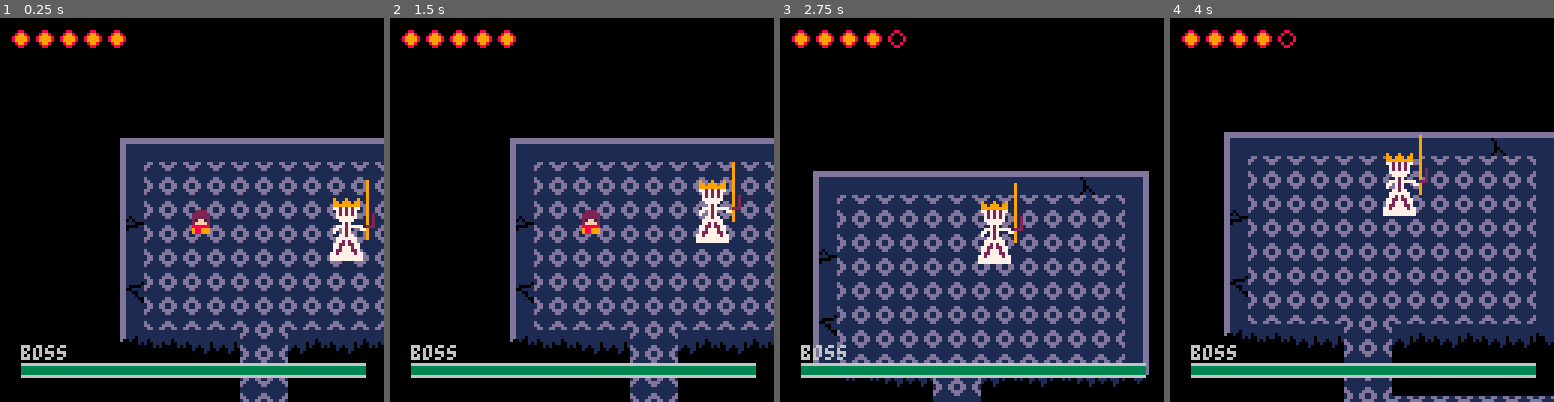
Above: before the commit, frames 1-4 (left to right).
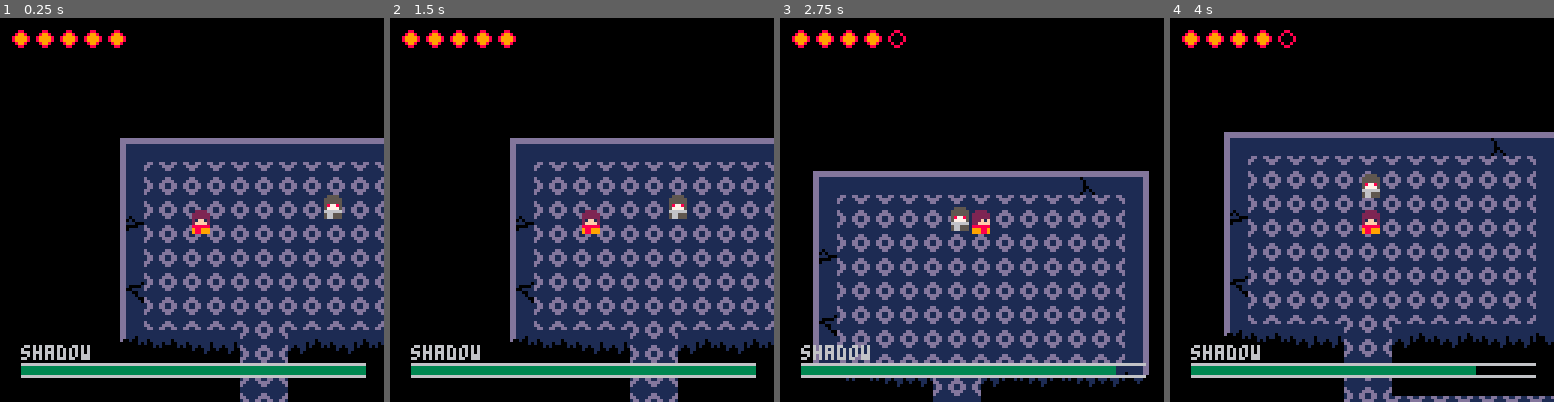
Above: after the commit, the same moments.

Repository: bombadil444/pico-realms
Game: PICO-8 cartridge realms.p8
Same seed, same stepped clock (60 frames per second), same inputs: the game is played once before the commit and once after it.
Inputs:
- Up to frame 1 (0.25 s): no input
- Up to frame 2 (1.5 s): tap X (X key) at 0.33, 1.07 s
- Up to frame 3 (2.75 s): hold Right 1.6-2.1 s; tap X (X key) at 1.85 s; hold Up 2.15-2.42 s; hold Right from 2.47 s (still down)
- Up to frame 4 (4 s): tap X (X key) at 2.97 s; release Right at 3.03 s; hold Left 3.08-3.58 s; hold Down 3.63-3.97 s

The runs differ from the first frame. In frame 1, 1.6% of the frame differs, in the area x 5-98%, y 42-90%; in frame 2, 1.7%; in frame 3, 2.0%; in frame 4, 2.3%, in the area x 5-96%, y 30-93%.

Commit message:
added 'shadow' enemy type. added init_object abstract method

Diff:
--- a/realms.p8
+++ b/realms.p8
@@ -19,47 +19,56 @@
     sprites = {}
     anims = {}
 
+    --////////////////////
     --composite sprites
+    --////////////////////
     sprites['worm'] = new_composite_sprite(1,2,{38,54})
-
     sprites['knight_queen'] = new_composite_sprite(2,4,{64,65,80,81,96,97,112,113})
 
+
+    --////////////////////
     --animations
-    anims['player_idle_down']  = new_anim({9})
-    anims['player_idle_right'] = new_anim({10})
-    anims['player_idle_left']  = new_anim({12})
-    anims['player_idle_up']  = new_anim({11})
-
-    anims['sword_attack_down'] = new_anim({new_composite_sprite(1,2,{9,25}),
+    --////////////////////
+    anims['player_down']  = new_anim({9})
+    anims['player_right'] = new_anim({10})
+    anims['player_left']  = new_anim({12})
+    anims['player_up']  = new_anim({11})
+
+    anims['player_attack_down'] = new_anim({new_composite_sprite(1,2,{9,25}),
                                            new_composite_sprite(1,2,{9,26}),
                                            new_composite_sprite(1,2,{9,27}),
                                            new_composite_sprite(1,2,{9,28})},
                                            {speed=0.4, loop=false, flip_x = false})
 
-    anims['sword_attack_right'] = new_anim({new_composite_sprite(2,1,{29,30}),
+    anims['player_attack_right'] = new_anim({new_composite_sprite(2,1,{29,30}),
                                             new_composite_sprite(2,1,{32,33}),
                                             new_composite_sprite(2,1,{32,34})},
                                             {speed=0.4, loop=false, flip_x = false})
 
-    anims['sword_attack_left'] = new_anim({new_composite_sprite(2,1,{30,29},2,1,true),
+    anims['player_attack_left'] = new_anim({new_composite_sprite(2,1,{30,29},2,1,true),
                                             new_composite_sprite(2,1,{33,32},2,1,true),
                                             new_composite_sprite(2,1,{34,32},2,1,true)},
                                             {speed=0.4, loop=false, flip_x = false})
 
-    anims['sword_attack_up'] = new_anim({new_composite_sprite(1,2,{35,11},1,2),
+    anims['player_attack_up'] = new_anim({new_composite_sprite(1,2,{35,11},1,2),
                                          new_composite_sprite(1,2,{36,11},1,2),
                                          new_composite_sprite(1,2,{37,11},1,2)},
                                          {speed=0.4, loop=false, flip_x = false})
 
-    anims['worm_idle'] = new_anim({sprites['worm'],
+    anims['worm_down'] = new_anim({sprites['worm'],
                                    new_composite_sprite(1,2,{38,55})},
                                   {speed=0.05, loop=true, flip_x = false})
 
-    anims['knight_queen'] = new_anim({sprites['knight_queen']})
-
-    player = new_player()
-    enemy_type = 'knight_queen'
-    enemy = new_enemy(enemy_type)
+    anims['knight_queen_down'] = new_anim({sprites['knight_queen_down']})
+
+    anims['shadow_down'] = new_anim({66})
+    anims['shadow_attack_down'] = new_anim({new_composite_sprite(1,2,{66,82}),
+                                            new_composite_sprite(1,2,{66,83}),
+                                            new_composite_sprite(1,2,{66,84}),
+                                            new_composite_sprite(1,2,{66,85})},
+                                            {speed=0.4, loop=false, flip_x = false})
+
+    init_objects()
     --music(0,0,4)
 end
 
@@ -69,7 +78,7 @@
     enemy.update()
 
     if player.dead then
-        reset()
+        init_objects()
     end
 end
 
@@ -77,8 +86,8 @@
     cls()
 
     camera(player.x - 64, player.y - 64)
-
-    map(0,0,0,0)
+    map(0,0)
+
     if player.y >= enemy.y + enemy.height * tile_size / 2 then
         enemy.draw()
         player.draw()
@@ -86,24 +95,27 @@
         player.draw()
         enemy.draw()
     end
+
     draw_hud(player, enemy)
-end
-
-function reset()
-    player = new_player()
-    enemy = new_enemy(enemy_type)
+
+    --log(round(enemy.y,0), 0)
+end
+
+function init_objects()
+    player = new_player(19, 7)
+    enemy = new_enemy('shadow', 25, 6)
 end
 
 function draw_hud(p, e)
     draw_health(p.x - 60, p.y - 60, 39, 40, 8, p)
     if not enemy.dead then
         draw_health(p.x - 57, p.y + 50, 41, 42, 1, e)
-        print('boss', p.x - 57, p.y + 45)
+        print(enemy.type, p.x - 57, p.y + 45)
     end
 end
 
 function draw_health(x, y, spr_full, spr_empty, x_space, entity)
-    for i=0, entity.max_health - 1 do
+    for i = 0, entity.max_health - 1 do
         if i >= entity.health then
             hb_spr = spr_empty
         else
@@ -114,38 +126,49 @@
     end
 end
 
-function round(number, digits)
-    shift = 10 ^ digits
-    return flr(number * shift + 0.5 ) / shift
-end
-
--->8
+function init_object(x, y, width, height, speed, health)
+    local o = {
+        x = x * tile_size,
+        y = y * tile_size,
+        dx = 0,
+        dy = 0,
+        width = width,
+        height = height,
+        speed = speed,
+        facing = 'down',
+
+        max_health = health,
+        health = health,
+
+        dead = false,
+        invin = false,
+        anim_lock = false
+    }
+
+    function o.set_anim(self, anim, lock)
+        if not self.anim_lock then
+            self.anim_lock = lock or false
+            self.anim = anim
+            self.anim.reset()
+        end
+    end
+
+    return o
+end
+
+
+--//////////////
 --player
-function new_player()
-    local p = {}
-
-    p.x = 19 * tile_size
-    p.y = 7 * tile_size
-    p.width = 5
-    p.height = 7
-    p.speed = 1.3
-    p.anim=anims['player_idle_down']
-    p.anim_lock = false
-
-    p.max_health = 5
-    p.health = 5
-
-    p.dx = 0
-    p.dy = 0
-
-    p.moving = false
-    p.facing = 'down'
-    p.invin = false
+--//////////////
+function new_player(x, y)
+    local p = init_object(x, y, 5, 7, 1.3, 5)
+
+    p.anim = anims['player_down']
     p.invin_start_time = time()
     p.invin_duration = 2
 
+    p.moving = false
     p.visible = true
-    p.dead = false
     p.attacking = false
 
     function p.update()
@@ -160,9 +183,9 @@
             p.anim_lock = false
             if p.attacking then
                 p.attacking = false
-                enemy.invinsible = false
+                enemy.invin = false
             end
-            p.set_anim(anims['player_idle_'..p.facing])
+            p:set_anim(anims['player_'..p.facing])
         end
     end
 
@@ -178,14 +201,6 @@
 
         if p.visible then
             p.anim.draw_frame(p.x,p.y)
-        end
-    end
-
-    function p.set_anim(anim, lock)
-        if not p.anim_lock then
-            p.anim_lock = lock or false
-            p.anim = anim
-            p.anim.reset()
         end
     end
 
@@ -201,22 +216,22 @@
             p.dy = 1
         end
         p.facing = d
-        p.set_anim(anims['player_idle_'..p.facing])
+        p:set_anim(anims['player_'..p.facing])
     end
 
     function p.attack()
-        p.set_anim(anims['sword_attack_'..p.facing], true)
+        p:set_anim(anims['player_attack_'..p.facing], true)
         p.attacking = true
     end
 
     function p.move()
-        orig_x = p.x
-        orig_y = p.y
-
-        new_x = p.x + p.dx * p.speed
-        new_y = p.y + p.dy * p.speed
-
-        solid_tile = tile_type_area(new_x, new_y, p.width, p.height, 0)
+        local orig_x = p.x
+        local orig_y = p.y
+
+        local new_x = p.x + p.dx * p.speed
+        local new_y = p.y + p.dy * p.speed
+
+        local solid_tile = tile_type_area(new_x, new_y, p.width, p.height, 0)
 
         --check if moving into wall
         if not solid_tile then
@@ -237,7 +252,7 @@
     end
 
     function p.collisions()
-        damage_tile = tile_type_area(p.x, p.y, p.width, p.height, 1)
+        local damage_tile = tile_type_area(p.x, p.y, p.width, p.height, 1)
         if damage_tile and not p.invin and not enemy.dead then
             p.take_damage()
         end
@@ -268,36 +283,38 @@
 end
 
 
-function new_enemy(enem_type)
+--//////////////////
+--enemy
+--//////////////////
+function new_enemy(enem_type, x, y)
     if enem_type == 'worm' then
-        e = init_enemy(4,4,1,2,'worm_idle')
+        return init_enemy(x,y,1,2,0,enem_type)
     elseif enem_type == 'knight_queen' then
-        e = init_enemy(25,6,2,4,'knight_queen')
-    end
-
-    return e
-end
-
-function init_enemy(x, y, width, height, anim)
-    e = {}
-    e.x = x * tile_size
-    e.y = y * tile_size
-    e.width = width
-    e.height = height
-    e.max_health = 115
-    e.health = 115
-    e.dead = false
-    e.anim = anims[anim]
-    e.invinsible = false
-    e.dx = 0
-    e.dy = 0
-    e.speed = 0.2
+        return init_enemy(x,y,2,4,0.2,enem_type)
+    elseif enem_type == 'shadow' then
+        return init_enemy(x,y,1,1,0.4,enem_type)
+    end
+end
+
+function init_enemy(x, y, width, height, speed, type)
+    local e = init_object(x, y, width, height, speed, 115)
+
+    e.type = type
+    e.anim = anims[e.type..'_'..e.facing]
+    e.anim_lock = false
+    e.hurt_on_touch = true
 
     function e.update()
         if not e.dead then
             e.move()
             e.collisions()
+            e.attack()
             e.anim.update()
+
+            if e.anim.done then
+                e.anim_lock = false
+                e:set_anim(anims[e.type..'_'..e.facing])
+            end
         end
     end
 
@@ -308,12 +325,12 @@
     end
 
     function e.collisions()
-        damage = false
-
-        p = player
+        local damage = false
+        local p = player
+
         if p.attacking then
-            start_x = e.x + e.width * tile_size
-            end_y = e.y + e.height * tile_size
+            local start_x = e.x + e.width * tile_size
+            local end_y = e.y + e.height * tile_size
             if p.facing == 'left' then
                 if p.x >= start_x - p.width and
                    p.x <= start_x + tile_size - p.width / 1.5 and
@@ -338,18 +355,18 @@
             end
         end
 
-        if damage and not e.invinsible then
+        if damage and not e.invin then
             e.take_damage()
-            e.invinsible = true
+            e.invin = true
         end
     end
 
     function e.move()
-        px = round(player.x, 0)
-        py = round(player.y, 0)
-
-        ex = round(e.x, 0)
-        ey = round(e.y, 0)
+        local px = round(player.x, 0)
+        local py = round(player.y, 0)
+
+        local ex = round(e.x, 0)
+        local ey = round(e.y, 0)
 
         if px > ex then
             e.dx = 1
@@ -377,11 +394,22 @@
         end
     end
 
+    function e.attack()
+        local p = player
+        if e.type == 'shadow' then
+            if round(e.x, 0) == round(p.x, 0) and e.y < p.y and e.y > p.y - 10 then
+                e:set_anim(anims[e.type..'_attack_'..e.facing], true)
+            end
+        end
+    end
+
     return e
 end
 
--->8
+
+--////////////////////
 --sprites + animation
+--////////////////////
 function new_composite_sprite(width, height, sprites, x_origin, y_origin, flip_x)
     local s = {}
     s.width = width
@@ -415,9 +443,9 @@
 end
 
 function new_anim(frame_set, args)
-    args = args or {speed = default_anim_speed,
-                    loop = true,
-                    flip_x = false}
+    local args = args or {speed = default_anim_speed,
+                          loop = true,
+                          flip_x = false}
 
     local a = {}
     a.frame_set = new_frame_set(frame_set)
@@ -470,9 +498,9 @@
 end
 
 
--->8
+--////////////////
 --misc
-
+--////////////////
 --inputs
 function handle_inputs()
     --set direction player wants to move in
@@ -487,11 +515,10 @@
     end
 end
 
-
 --collision detection
 function get_tile_type(x,y,tile_type)
-    if tile_type == 1 then
-        e = enemy
+    if tile_type == 1 and enemy.hurt_on_touch then
+        local e = enemy
         if x >= e.x and x <= e.x + (e.width * tile_size) and
            y >= e.y and y <= e.y + (e.height * tile_size * 0.6) then
             return true
@@ -516,6 +543,16 @@
         sfx(track)
     end
 end
+
+function round(number, digits)
+    local shift = 10 ^ digits
+    return flr(number * shift + 0.5 ) / shift
+end
+
+function log(log_text, offset)
+    print(log_text, player.x + 30, player.y - 55 + (10 * offset))
+end
+
 
 __gfx__
 000000001dd11dd1111111dddddddddd111111dddddddddd11111111dd111111dddddddd02222000022220000222200002222000000000001111000000000000
@@ -550,21 +587,21 @@
 00066000000660000006600000006600777777775555552206066060000000005555555555555555555555555553555322555555225555555555552200050055
 00066000000660000006660000066600777777775555552206000060000000005555555555555555555555555553555322555555225555555555552200055555
 00666000006660000066666000666660777777775555552200600600000000005555555555555555555555555553555322555555225555555555552200055555
-00000000000090000000000000000000000000005555555500000000000000000000000000000000000000000000000000000000000000000000000000000000
-00000000000090000000000000000000000000005555555500000000000000000000000000000000000000000000000000000000000000000000000000000000
-00000000000090000000000000000000000000005556655500000000000000000000000000000000000000000000000000000000000000000000000000000000
-00000000000090000000000000000000000000005565665500000000000000000000000000000000000000000000000000000000000000000000000000000000
-00000000000090000000000000000000000000005566565500000000000000000000000000000000000000000000000000000000000000000000000000000000
-00000000000090000000000000000000000000005556655500000000000000000000000000000000000000000000000000000000000000000000000000000000
-09000900090090000000000000000000000000005555555500000000000000000000000000000000000000000000000000000000000000000000000000000000
-09909990990090000000000000000000000000005555555500000000000000000000000000000000000000000000000000000000000000000000000000000000
-09999999990090000000000000000000000000000000000000000000000000000000000000000000000000000000000000000000000000000000000000000000
-07727272770090000000000000000000000000000000000000000000000000000000000000000000000000000000000000000000000000000000000000000000
-00727272700090000000000000000000000000000000000000000000000000000000000000000000000000000000000000000000000000000000000000000000
-00727272700090200000000000000000000000000000000000000000000000000000000000000000000000000000000000000000000000000000000000000000
-00777777700090200000000000000000000000000000000000000000000000000000000000000000000000000000000000000000000000000000000000000000
-00077777000090200000000000000000000000000000000000000000000000000000000000000000000000000000000000000000000000000000000000000000
-00007270000090200000000000000000000000000000000000000000000000000000000000000000000000000000000000000000000000000000000000000000
+00000000000090000555500005555000000000005555555500000000000000000000000000000000000000000000000000000000000000000000000000000000
+00000000000090005555550055555500000000005555555500000000000000000000000000000000000000000000000000000000000000000000000000000000
+00000000000090005555550055555500000000005556655500000000000000000000000000000000000000000000000000000000000000000000000000000000
+00000000000090005877850055578700000000005565665500000000000000000000000000000000000000000000000000000000000000000000000000000000
+00000000000090005777750055777700000000005566565500000000000000000000000000000000000000000000000000000000000000000000000000000000
+00000000000090006666660066666600000000005556655500000000000000000000000000000000000000000000000000000000000000000000000000000000
+09000900090090005665550055566500000000005555555500000000000000000000000000000000000000000000000000000000000000000000000000000000
+09909990990090005665550055566500000000005555555500000000000000000000000000000000000000000000000000000000000000000000000000000000
+09999999990090007775770000007700000007000000070000000000000000000000000000000000000000000000000000000000000000000000000000000000
+07727272770090000005000000055500000055500000555000000000000000000000000000000000000000000000000000000000000000000000000000000000
+00727272700090000000000007770000000070000000070000000000000000000000000000000000000000000000000000000000000000000000000000000000
+00727272700090200000000077000000000770000000070000000000000000000000000000000000000000000000000000000000000000000000000000000000
+00777777700090200000000000000000000700000000070000000000000000000000000000000000000000000000000000000000000000000000000000000000
+00077777000090200000000000000000007700000000070000000000000000000000000000000000000000000000000000000000000000000000000000000000
+00007270000090200000000000000000007000000000070000000000000000000000000000000000000000000000000000000000000000000000000000000000
 00777277777022200000000000000000000000000000000000000000000000000000000000000000000000000000000000000000000000000000000000000000
 07707270007790000000000000000000000000000000000000000000000000000000000000000000000000000000000000000000000000000000000000000000
 07007270000090000000000000000000000000000000000000000000000000000000000000000000000000000000000000000000000000000000000000000000
